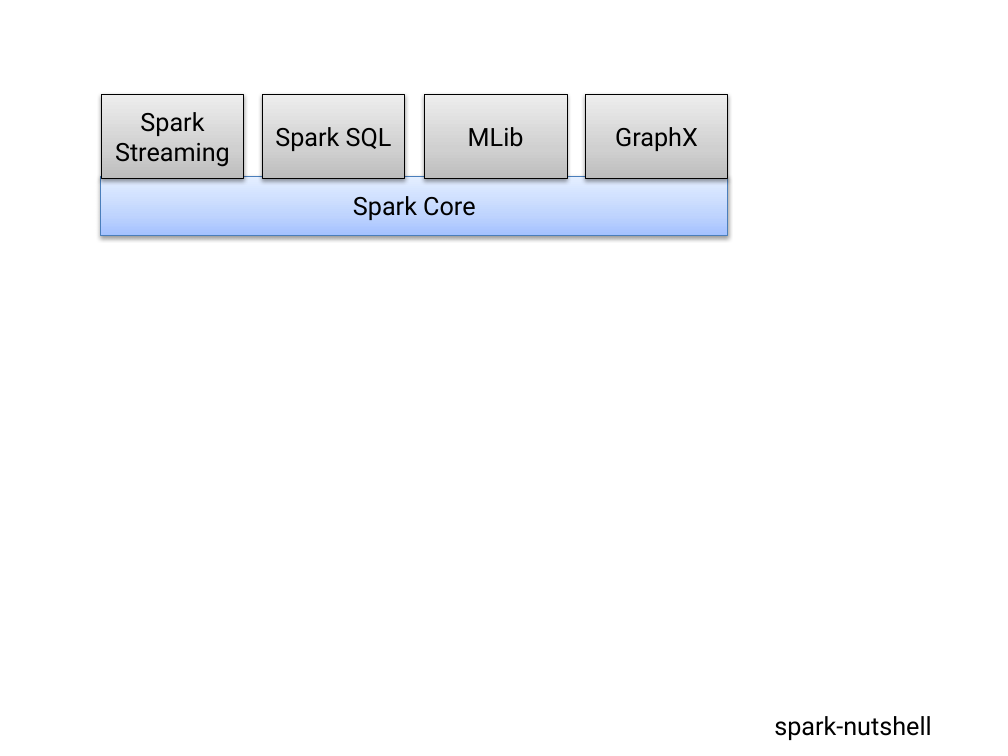
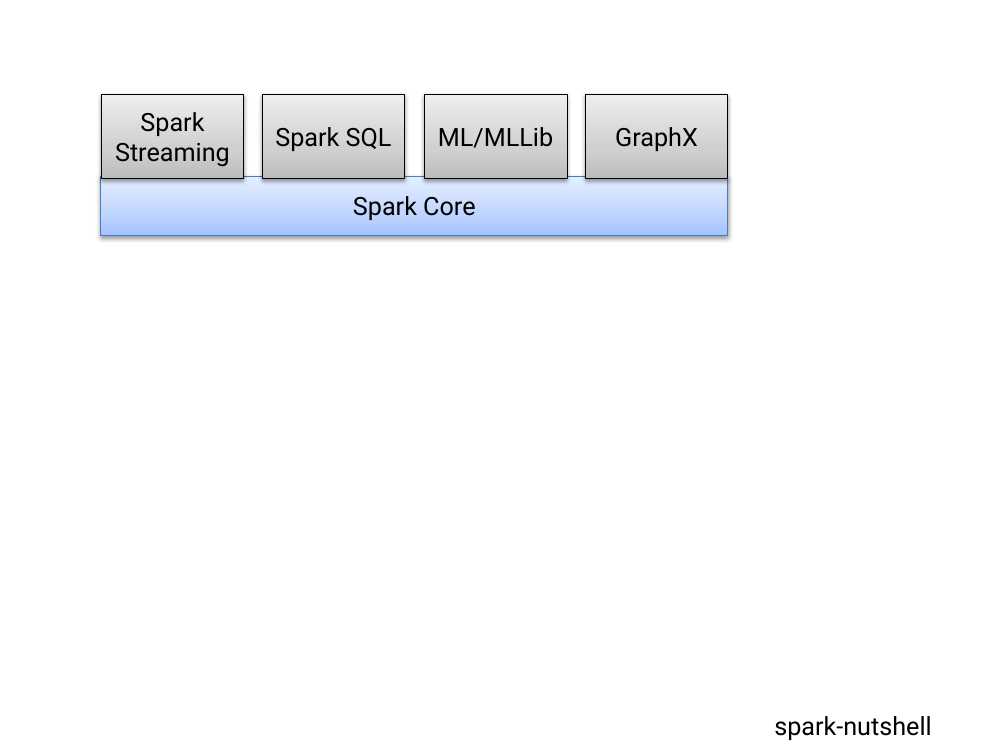
Before and after one commit to briuri/sparkour, a slide deck: slide 1 of data/work/diagrams.pptx. Drawn at 1008x756 pixels with LibreOffice and Linux fonts; fonts in the diff are those of the drawing. Boxes give left, top, right and bottom in pixels: in the first picture for what was removed or moved away, otherwise in the second. Text is boxed around its words. In the diff, an @@ line names an element or a change of style, - is before the commit and + after.

```diff
--- a/data/work/diagrams.pptx
+++ b/data/work/diagrams.pptx
@@ text in rectangle at [438,127,553,148]: text changed @@
-MLib
+ML/MLLib
```
Also in this commit, not shown: 2 other files.
